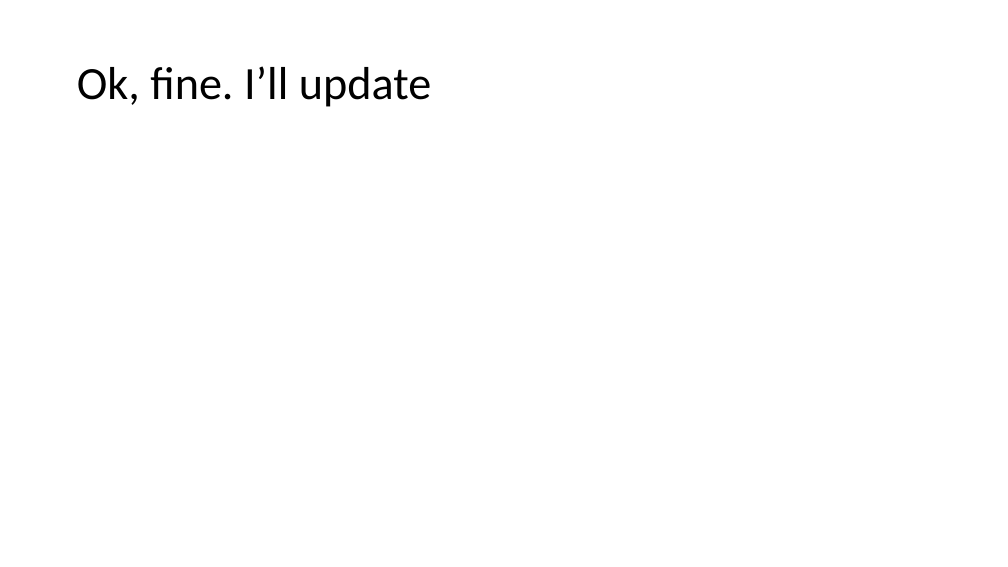
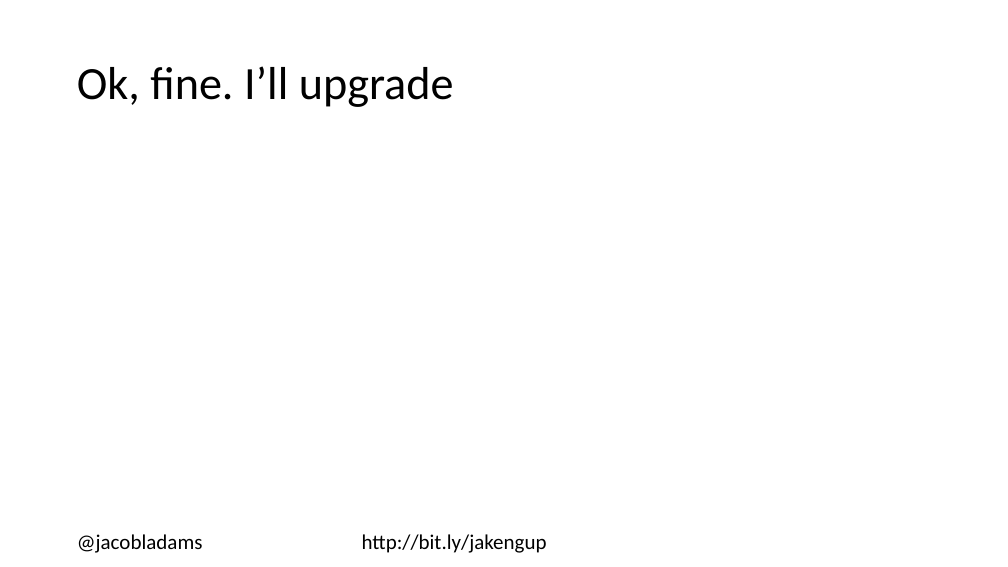
Before and after one commit to jacobladams/upgrading-from-angularjs-1-to-angular-2-plus-presentation, a slide deck: slide 8 of Upgrading from AngularJS 1 to Angular 2+.pptx. Drawn at 1008x567 pixels with LibreOffice and Linux fonts; fonts in the diff are those of the drawing. Boxes give left, top, right and bottom in pixels: in the first picture for what was removed or moved away, otherwise in the second. Text is boxed around its words. In the diff, an @@ line names an element or a change of style, - is before the commit and + after.

```diff
--- a/Upgrading from AngularJS 1 to Angular 2+.pptx
+++ b/Upgrading from AngularJS 1 to Angular 2+.pptx
@@ title at (x1=77, y1=66, x2=454, y2=107): text changed @@
-Ok, fine. I’ll update
+Ok, fine. I’ll upgrade
@@ text added at (x1=77, y1=534, x2=547, y2=553), 20 pt, text #000000 @@
+@jacobladams http://bit.ly/jakengup
```
Also in this commit, not shown: 6 other slides changed, 1 slide added, 1 slide removed, 9 other files.
